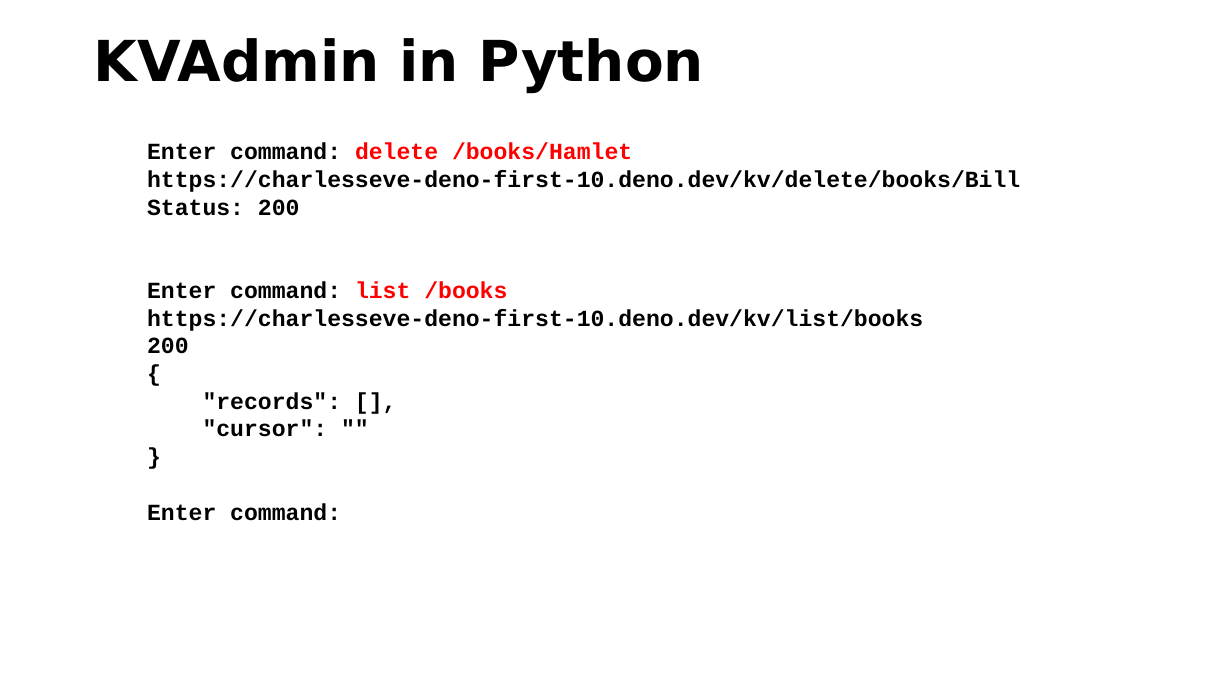
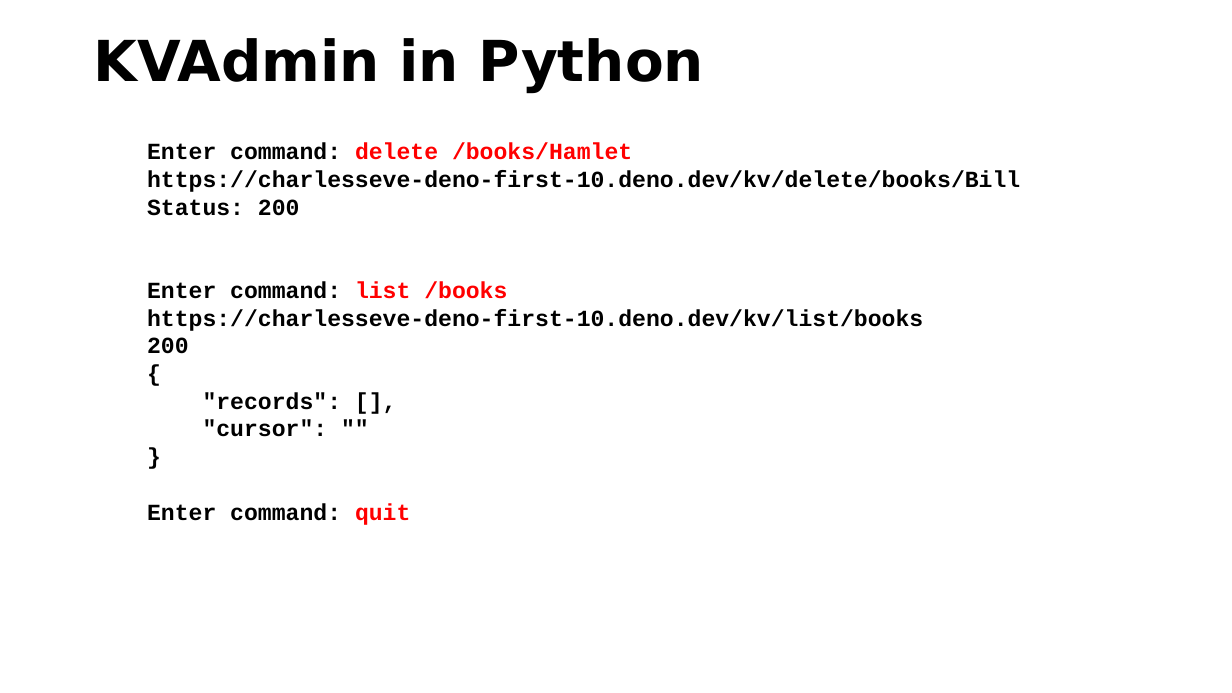
Before and after one commit to csev/pg4e, a slide deck: slide 43 of lectures/07-DenoKV.pptx. Drawn at 1232x693 pixels with LibreOffice and Linux fonts; fonts in the diff are those of the drawing. Boxes give left, top, right and bottom in pixels: in the first picture for what was removed or moved away, otherwise in the second. Text is boxed around its words. In the diff, an @@ line names an element or a change of style, - is before the commit and + after.

```diff
--- a/lectures/07-DenoKV.pptx
+++ b/lectures/07-DenoKV.pptx
@@ text at (147,503,410,525): text changed @@
-Enter command:
+Enter command: quit
```
Also in this commit, not shown: 5 other slides changed, 3 other files.
